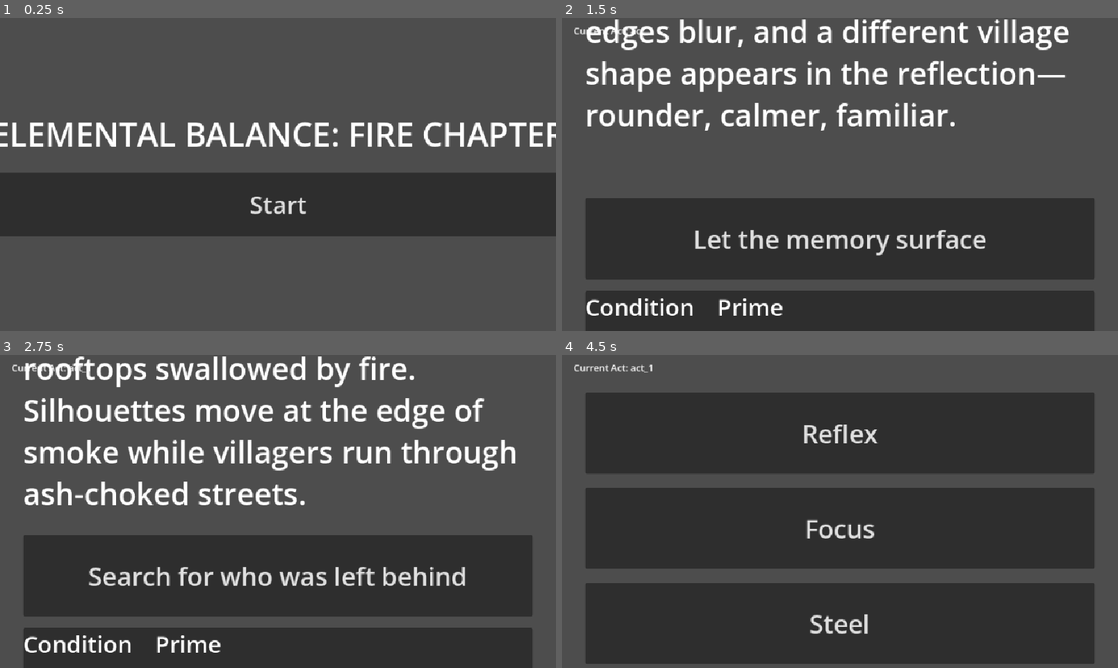
Above: before the commit, frames 1-4 (two rows, left to right).
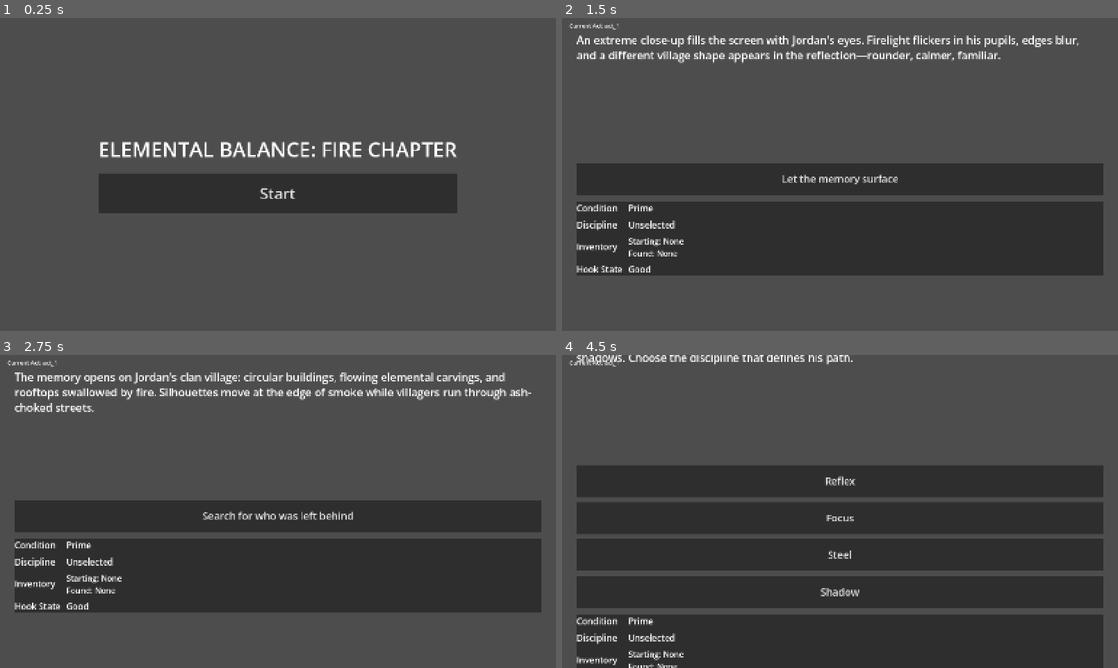
Above: after the commit, the same moments.

Repository: GamerJoe85/Jordan-Ninja-Choose-Your-Own-Adventure
Game: Godot game, scene res://scenes/TitleMenu.tscn
Same seed, same stepped clock (60 frames per second), same inputs: the game is played once before the commit and once after it.
Inputs:
- Up to frame 1 (0.25 s): no input
- Up to frame 2 (1.5 s): click "Start" at 0.5 s; click "Steady your breath and focus" at 1.25 s
- Up to frame 3 (2.75 s): click "Let the memory surface" at 2 s
- Up to frame 4 (4.5 s): click "Search for who was left behind" at 2.75 s; click "Rise" at 3.5 s; click "Enter the Discipline Hall" at 4.25 s

The runs differ from the first frame. In frame 1, 17% of the frame differs, in the area x 0-100%, y 33-70%; in frame 2, 35%; in frame 3, 37%, in the area x 1-98%, y 0-100%; in frame 4, 37%.

Commit message:
Rebalance UI scale to fit on screen while staying readable

Diff:
--- a/project.godot
+++ b/project.godot
@@ -14,5 +14,5 @@
 window/size/viewport_height=1080
 window/stretch/mode="canvas_items"
 window/stretch/aspect="keep"
-window/stretch/scale=2.0
+window/stretch/scale=1.25
 window/dpi/allow_hidpi=false
--- a/scenes/PagePlayer.tscn
+++ b/scenes/PagePlayer.tscn
@@ -41,16 +41,16 @@
 
 [node name="StoryText" type="RichTextLabel" parent="MarginContainer/MainVBox"]
 unique_name_in_owner = true
-custom_minimum_size = Vector2(0, 520)
+custom_minimum_size = Vector2(0, 340)
 layout_mode = 2
 bbcode_enabled = false
 fit_content = true
-theme_override_font_sizes/normal_font_size = 52
+theme_override_font_sizes/normal_font_size = 30
 
 [node name="ChoiceContainer" type="VBoxContainer" parent="MarginContainer/MainVBox"]
 unique_name_in_owner = true
 layout_mode = 2
-theme_override_constants/separation = 24
+theme_override_constants/separation = 14
 
 [node name="HUDPanel" type="PanelContainer" parent="MarginContainer/MainVBox"]
 layout_mode = 2
@@ -63,44 +63,44 @@
 
 [node name="HealthLabel" type="Label" parent="MarginContainer/MainVBox/HUDPanel/HUDGrid"]
 layout_mode = 2
-theme_override_font_sizes/font_size = 40
+theme_override_font_sizes/font_size = 24
 text = "Condition"
 
 [node name="HealthValue" type="Label" parent="MarginContainer/MainVBox/HUDPanel/HUDGrid"]
 unique_name_in_owner = true
 layout_mode = 2
-theme_override_font_sizes/font_size = 40
+theme_override_font_sizes/font_size = 24
 text = "Prime"
 
 [node name="DisciplineLabel" type="Label" parent="MarginContainer/MainVBox/HUDPanel/HUDGrid"]
 layout_mode = 2
-theme_override_font_sizes/font_size = 40
+theme_override_font_sizes/font_size = 24
 text = "Discipline"
 
 [node name="DisciplineValue" type="Label" parent="MarginContainer/MainVBox/HUDPanel/HUDGrid"]
 unique_name_in_owner = true
 layout_mode = 2
-theme_override_font_sizes/font_size = 40
+theme_override_font_sizes/font_size = 24
 text = "Unselected"
 
 [node name="InventoryLabel" type="Label" parent="MarginContainer/MainVBox/HUDPanel/HUDGrid"]
 layout_mode = 2
-theme_override_font_sizes/font_size = 40
+theme_override_font_sizes/font_size = 24
 text = "Inventory"
 
 [node name="InventoryValue" type="Label" parent="MarginContainer/MainVBox/HUDPanel/HUDGrid"]
 unique_name_in_owner = true
 layout_mode = 2
-theme_override_font_sizes/font_size = 34
+theme_override_font_sizes/font_size = 22
 text = "Starting: None\nFound: None"
 
 [node name="HookLabel" type="Label" parent="MarginContainer/MainVBox/HUDPanel/HUDGrid"]
 layout_mode = 2
-theme_override_font_sizes/font_size = 40
+theme_override_font_sizes/font_size = 24
 text = "Hook State"
 
 [node name="HookValue" type="Label" parent="MarginContainer/MainVBox/HUDPanel/HUDGrid"]
 unique_name_in_owner = true
 layout_mode = 2
-theme_override_font_sizes/font_size = 40
+theme_override_font_sizes/font_size = 24
 text = "Good"
--- a/scripts/ui/page_player.gd
+++ b/scripts/ui/page_player.gd
@@ -66,8 +66,8 @@
 		var button: Button = Button.new()
 		button.text = str(choice.get("label", "Continue"))
 		button.autowrap_mode = TextServer.AUTOWRAP_WORD_SMART
-		button.custom_minimum_size = Vector2(0, 140)
-		button.add_theme_font_size_override("font_size", 44)
+		button.custom_minimum_size = Vector2(0, 88)
+		button.add_theme_font_size_override("font_size", 28)
 		button.pressed.connect(_on_choice_selected.bind(choice))
 		choice_container.add_child(button)
 		shown += 1
